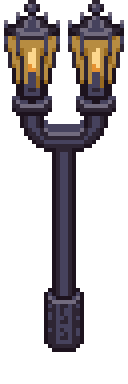
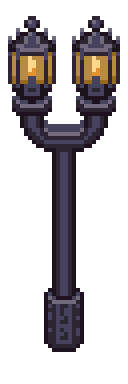
Comparing the layer stacks of the two 128px x 384px images. Changes:
added group "lamp-2" with 2 layers above "lamp-1" over [8, 16, 120, 92]
added layer "lamp-2-twin" in group "lamp-2" over [8, 16, 120, 92]
hid "lamp-1-twin" over [4, 0, 124, 92]
